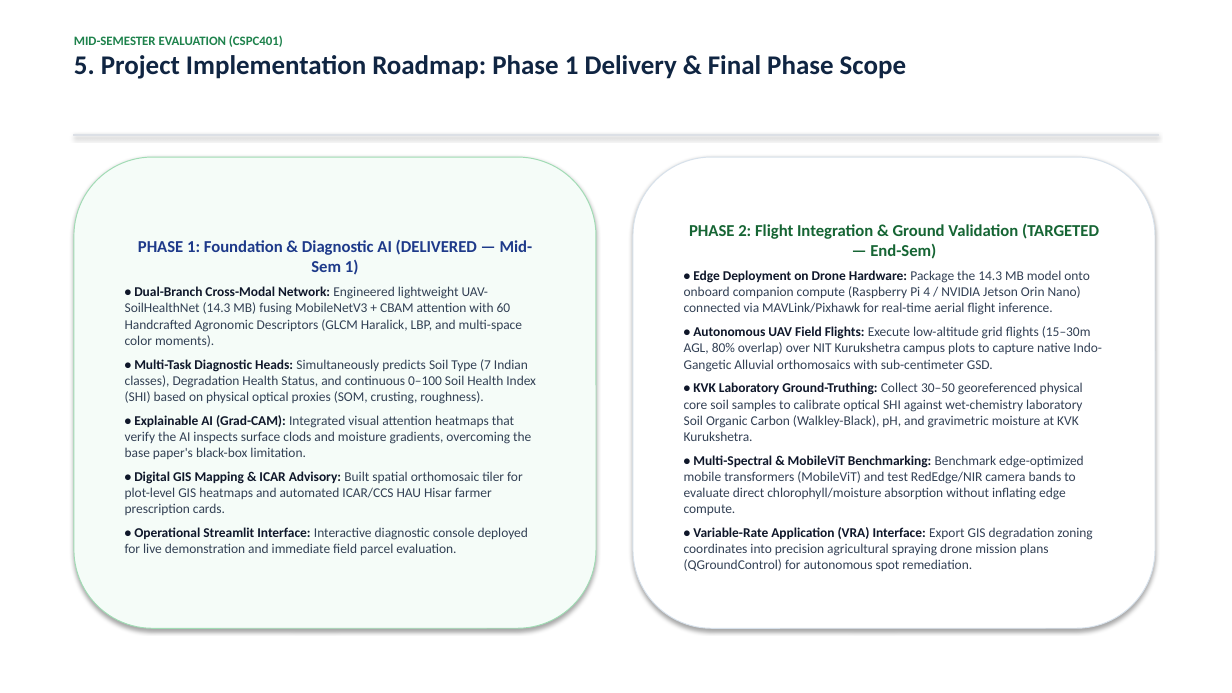
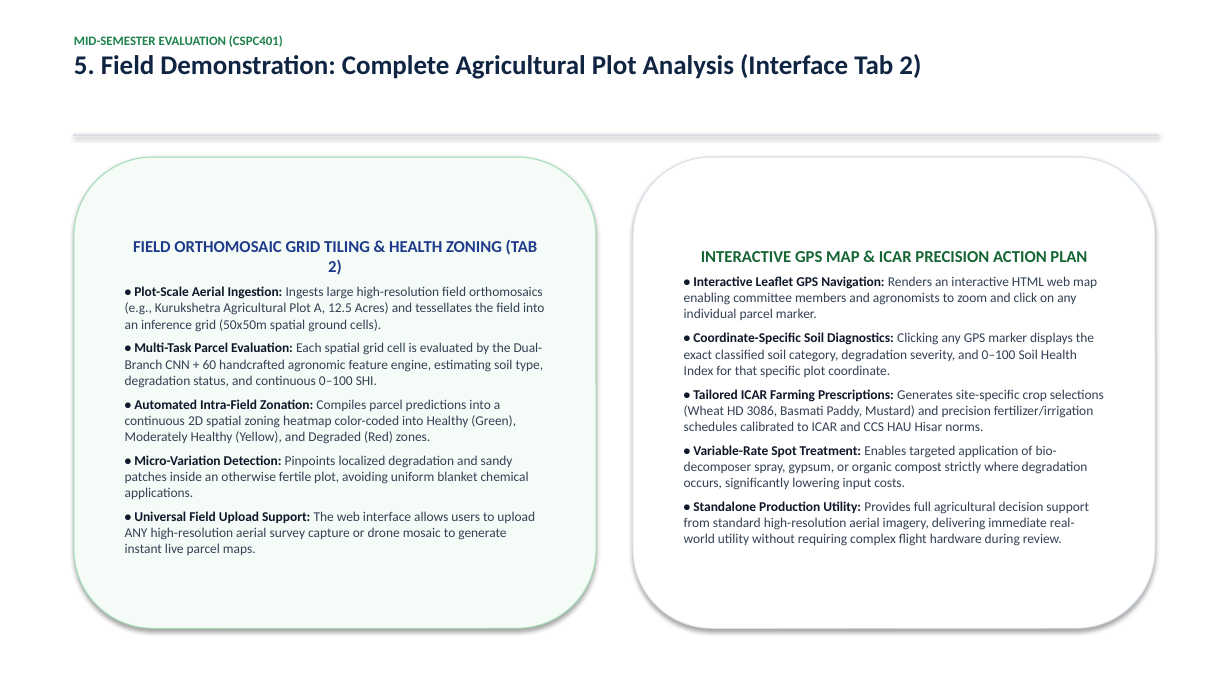
Before and after one commit to Naveen-Beniwal/soil-project1, a slide deck: slide 12 of Mid_Sem_Presentation_CSPC401.pptx. Drawn at 1232x693 pixels with LibreOffice and Linux fonts; fonts in the diff are those of the drawing. Boxes give left, top, right and bottom in pixels: in the first picture for what was removed or moved away, otherwise in the second. Text is boxed around its words. In the diff, an @@ line names an element or a change of style, - is before the commit and + after.

Commit message:
Refactor presentation and report: eliminate all phase references, emphasize complete agricultural plot analysis (Tab 2) and 60-feature ICAR framework

```diff
--- a/Mid_Sem_Presentation_CSPC401.pptx
+++ b/Mid_Sem_Presentation_CSPC401.pptx
@@ text at (74, 54, 921, 79): text changed @@
-5. Project Implementation Roadmap: Phase 1 Delivery & Final Phase Scope
+5. Field Demonstration: Complete Agricultural Plot Analysis (Interface Tab 2)
@@ text in rounded rectangle at (125, 240, 544, 555): text changed @@
-PHASE 1: Foundation & Diagnostic AI (DELIVERED — Mid-Sem 1)
-• Dual-Branch Cross-Modal Network: Engineered lightweight UAV-SoilHealthNet (14.3 MB) fusing MobileNetV3 + CBAM attention with 60 Handcrafted Agronomic Descriptors (GLCM Haralick, LBP, and multi-space color moments).
-• Multi-Task Diagnostic Heads: Simultaneously predicts Soil Type (7 Indian classes), Degradation Health Status, and continuous 0–100 Soil Health Index (SHI) based on physical optical proxies (SOM, crusting, roughness).
-• Explainable AI (Grad-CAM): Integrated visual attention heatmaps that verify the AI inspects surface clods and moisture gradients, overcoming the base paper's black-box limitation.
-• Digital GIS Mapping & ICAR Advisory: Built spatial orthomosaic tiler for plot-level GIS heatmaps and automated ICAR/CCS HAU Hisar farmer prescription cards.
-• Operational Streamlit Interface: Interactive diagnostic console deployed for live demonstration and immediate field parcel evaluation.
+FIELD ORTHOMOSAIC GRID TILING & HEALTH ZONING (TAB 2)
+• Plot-Scale Aerial Ingestion: Ingests large high-resolution field orthomosaics (e.g., Kurukshetra Agricultural Plot A, 12.5 Acres) and tessellates the field into an inference grid (50x50m spatial ground cells).
+• Multi-Task Parcel Evaluation: Each spatial grid cell is evaluated by the Dual-Branch CNN + 60 handcrafted agronomic feature engine, estimating soil type, degradation status, and continuous 0–100 SHI.
+• Automated Intra-Field Zonation: Compiles parcel predictions into a continuous 2D spatial zoning heatmap color-coded into Healthy (Green), Moderately Healthy (Yellow), and Degraded (Red) zones.
+• Micro-Variation Detection: Pinpoints localized degradation and sandy patches inside an otherwise fertile plot, avoiding uniform blanket chemical applications.
+• Universal Field Upload Support: The web interface allows users to upload ANY high-resolution aerial survey capture or drone mosaic to generate instant live parcel maps.
@@ text in rounded rectangle at (684, 251, 1104, 546): text changed @@
-PHASE 2: Flight Integration & Ground Validation (TARGETED — End-Sem)
-• Edge Deployment on Drone Hardware: Package the 14.3 MB model onto onboard companion compute (Raspberry Pi 4 / NVIDIA Jetson Orin Nano) connected via MAVLink/Pixhawk for real-time aerial flight inference.
-• Autonomous UAV Field Flights: Execute low-altitude grid flights (15–30m AGL, 80% overlap) over NIT Kurukshetra campus plots to capture native Indo-Gangetic Alluvial orthomosaics with sub-centimeter GSD.
-• KVK Laboratory Ground-Truthing: Collect 30–50 georeferenced physical core soil samples to calibrate optical SHI against wet-chemistry laboratory Soil Organic Carbon (Walkley-Black), pH, and gravimetric moisture at KVK Kurukshetra.
-• Multi-Spectral & MobileViT Benchmarking: Benchmark edge-optimized mobile transformers (MobileViT) and test RedEdge/NIR camera bands to evaluate direct chlorophyll/moisture absorption without inflating edge compute.
-• Variable-Rate Application (VRA) Interface: Export GIS degradation zoning coordinates into precision agricultural spraying drone mission plans (QGroundControl) for autonomous spot remediation.
+INTERACTIVE GPS MAP & ICAR PRECISION ACTION PLAN
+• Interactive Leaflet GPS Navigation: Renders an interactive HTML web map enabling committee members and agronomists to zoom and click on any individual parcel marker.
+• Coordinate-Specific Soil Diagnostics: Clicking any GPS marker displays the exact classified soil category, degradation severity, and 0–100 Soil Health Index for that specific plot coordinate.
+• Tailored ICAR Farming Prescriptions: Generates site-specific crop selections (Wheat HD 3086, Basmati Paddy, Mustard) and precision fertilizer/irrigation schedules calibrated to ICAR and CCS HAU Hisar norms.
+• Variable-Rate Spot Treatment: Enables targeted application of bio-decomposer spray, gypsum, or organic compost strictly where degradation occurs, significantly lowering input costs.
+• Standalone Production Utility: Provides full agricultural decision support from standard high-resolution aerial imagery, delivering immediate real-world utility without requiring complex flight hardware during review.
```
Also in this commit, not shown: 5 other slides changed, 2 other files.
